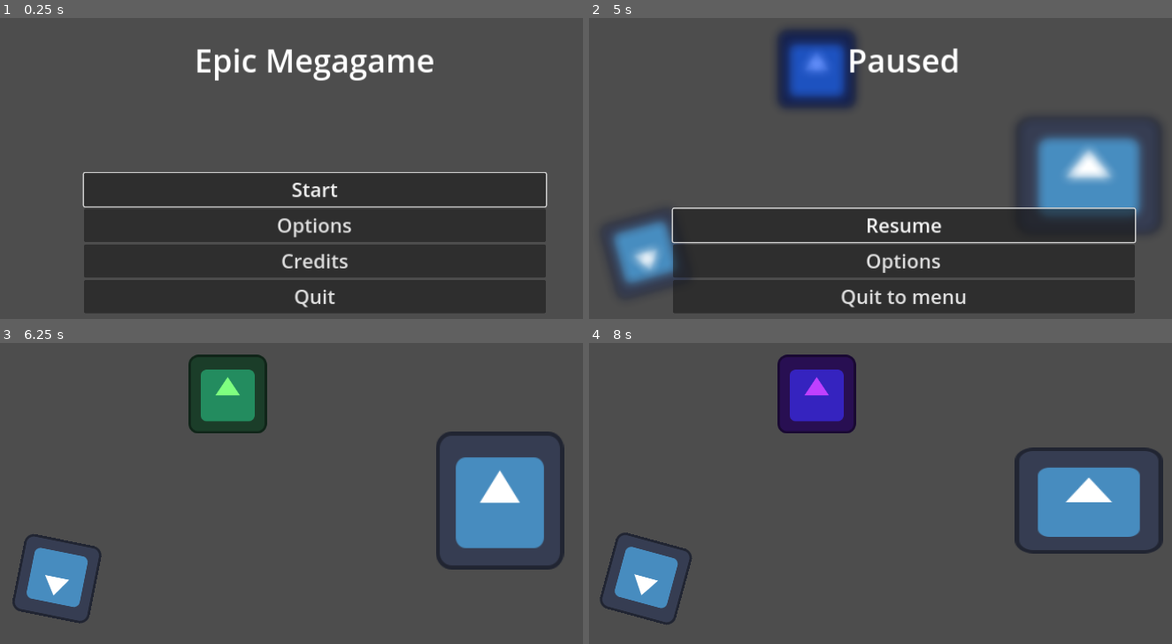
Above: before the commit, frames 1-4 (two rows, left to right).
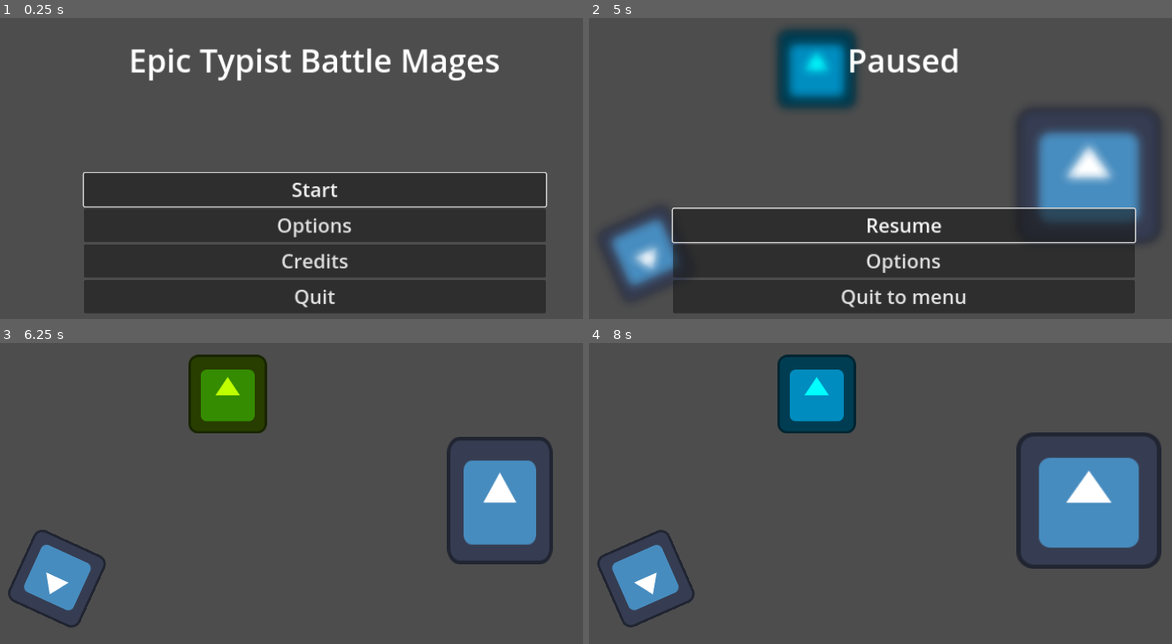
Above: after the commit, the same moments.

Repository: Yngwarr/epic-typist-battle-mages
Game: Godot game, scene res://scenes/MainMenu.tscn
The game is run twice, just before and just after one commit, with the same random seed, the same clock (stepped at 60 frames per second) and the same inputs. The engine's default icon, where the game draws it, is replaced by a stand-in: a white triangle on a blue panel in a dark square.
Inputs:
- Up to frame 1 (0.25 s): no input
- Up to frame 2 (5 s): click "Start" at 0.5 s; tap Escape (game_pause) at 4.9 s
- Up to frame 3 (6.25 s): click "Resume" at 5 s
- Up to frame 4 (8 s): no input

The runs differ from the first frame. In frame 1, 2.9% of the frame differs, in the area x 22-86%, y 10-21%; in frame 2, 3.1%; in frame 3, 7.9%; in frame 4, 8.0%, in the area x 1-99%, y 3-95%.

Commit message:
made pause menu not actually pause. It's a multiplayer game after all.

Diff:
--- a/project.godot
+++ b/project.godot
@@ -10,7 +10,7 @@
 
 [application]
 
-config/name="Game Jam Template"
+config/name="Epic Typist Battle Mages"
 run/main_scene="res://scenes/MainMenu.tscn"
 config/features=PackedStringArray("4.2", "GL Compatibility")
 config/icon="res://icon.svg"
--- a/scenes/Game.tscn
+++ b/scenes/Game.tscn
@@ -10,7 +10,6 @@
 [ext_resource type="AudioStream" uid="uid://cd2hwotdnkao1" path="res://sfx/drum.wav" id="7_3ipul"]
 [ext_resource type="Script" path="res://src/Pause.gd" id="8_cpxey"]
 [ext_resource type="Texture2D" uid="uid://bmetb0g61y3bv" path="res://icon.svg" id="8_lyls7"]
-[ext_resource type="Script" path="res://src/GameOverScreen.gd" id="8_yj5hy"]
 
 [sub_resource type="ShaderMaterial" id="ShaderMaterial_v63bu"]
 shader = ExtResource("3_tg1ur")
@@ -117,7 +116,6 @@
 [node name="HUD" type="CanvasLayer" parent="."]
 
 [node name="PauseMenu" type="CanvasLayer" parent="." node_paths=PackedStringArray("resume_button", "options_menu")]
-process_mode = 2
 visible = false
 script = ExtResource("2_xdcds")
 resume_button = NodePath("Container/MenuMargin/Menu/Resume")
@@ -193,7 +191,6 @@
 
 [node name="GameOverScreen" type="CanvasLayer" parent="."]
 visible = false
-script = ExtResource("8_yj5hy")
 
 [node name="BackgroundBlur" type="TextureRect" parent="GameOverScreen"]
 material = SubResource("ShaderMaterial_v63bu")
--- a/scenes/MainMenu.tscn
+++ b/scenes/MainMenu.tscn
@@ -28,7 +28,7 @@
 
 [node name="Title" type="Label" parent="Menu/Container/TitleMargin"]
 layout_mode = 2
-text = "Epic Megagame"
+text = "Epic Typist Battle Mages"
 label_settings = SubResource("LabelSettings_8bkd4")
 horizontal_alignment = 1
 
--- a/src/Pause.gd
+++ b/src/Pause.gd
@@ -9,14 +9,14 @@
 func _process(_delta: float) -> void:
 	if Input.is_action_just_pressed("game_pause"):
 
-		if get_tree().paused:
+		if pause_screen.visible:
 			unpause()
 		else:
 			pause()
 
 func pause() -> void:
 	to_drop_next = false
-	get_tree().paused = true
+	# get_tree().paused = true
 	pause_screen.pause()
 
 func unpause() -> void:
@@ -24,7 +24,7 @@
 		to_drop_next = false
 		return
 
-	get_tree().paused = false
+	# get_tree().paused = false
 	pause_screen.unpause()
 
 func drop_next() -> void:
Not shown: 1 places in scenes/Game.tscn that only renumber resources
